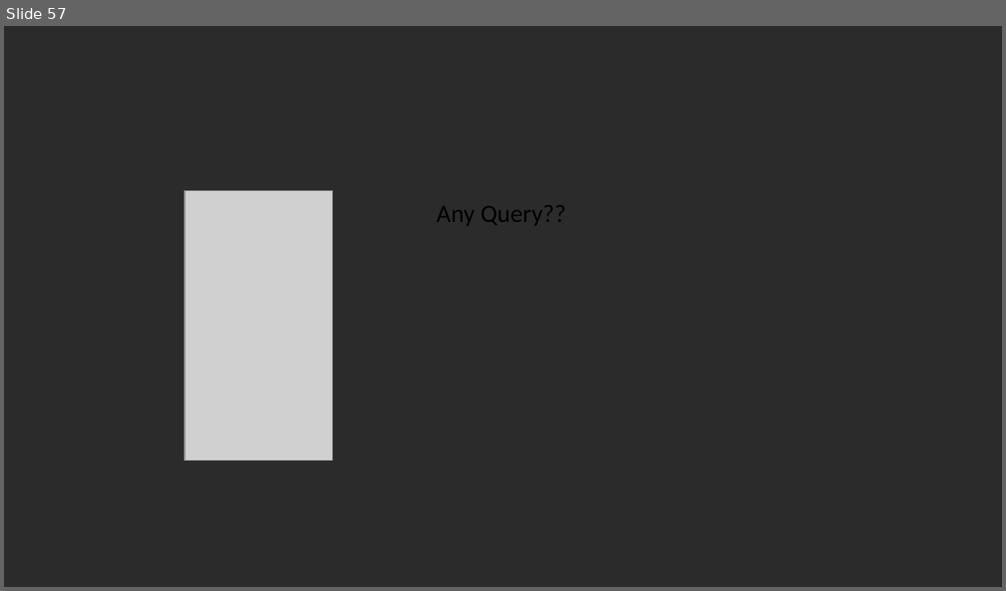
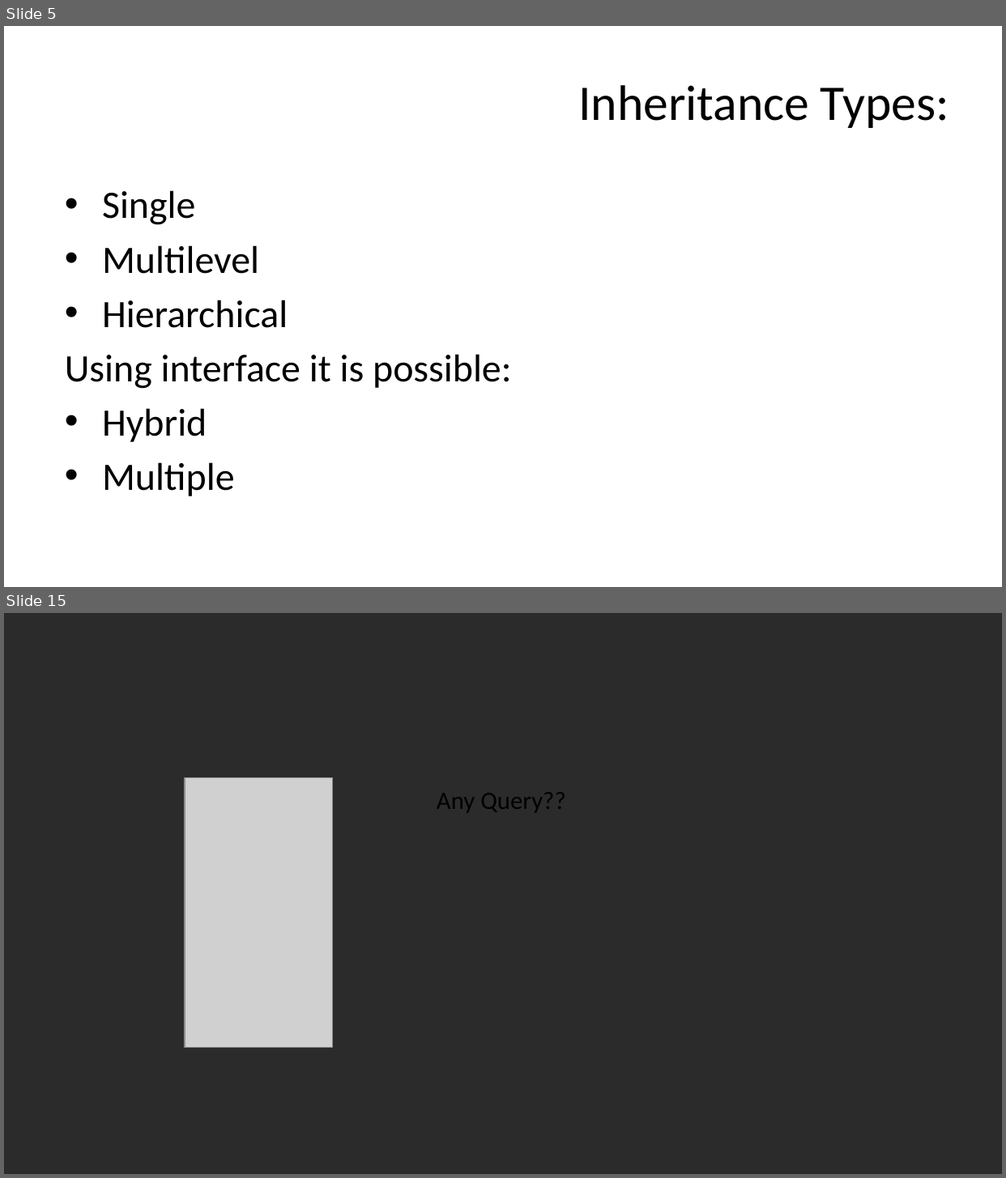
Before and after one commit to vishalamc/CAP615, a slide deck: CAP615-working with arrays and strings.pptx. Shown one above the other, each under a label of ours: slide 57 before the commit, slides 5 and 15 after it; the slides between them are not shown. The pictures are 1006x591 and 1006x1178 pixels, drawn with LibreOffice and Linux fonts; fonts in the diff are those of the drawing; grey boxes stand for pictures; background and template pictures are left out; a plain dark background stands for a picture behind light text. Boxes give left, top, right and bottom in pixels: in the first picture for what was removed or moved away, otherwise in the second. Text is boxed around its words. In the diff, an @@ line names an element or a change of style, - is before the commit and + after.

```diff
--- a/CAP615-working with arrays and strings.pptx
+++ b/CAP615-working with arrays and strings.pptx
@@ slide 5 added at bbox=[4, 26, 1002, 587], background picture (left out) @@
@@ title added at bbox=[578, 85, 949, 128], 36 pt, text #000000 @@
+Inheritance Types:
@@ text added at bbox=[65, 190, 511, 497], 28 pt, text #000000 @@
+• Single
+• Multilevel
+• Hierarchical
+Using interface it is possible:
+• Hybrid
+• Multiple
@@ what was slide 57 is now slide 15 @@
```
Also in this commit, not shown: 12 other slides added, 55 slides removed.
